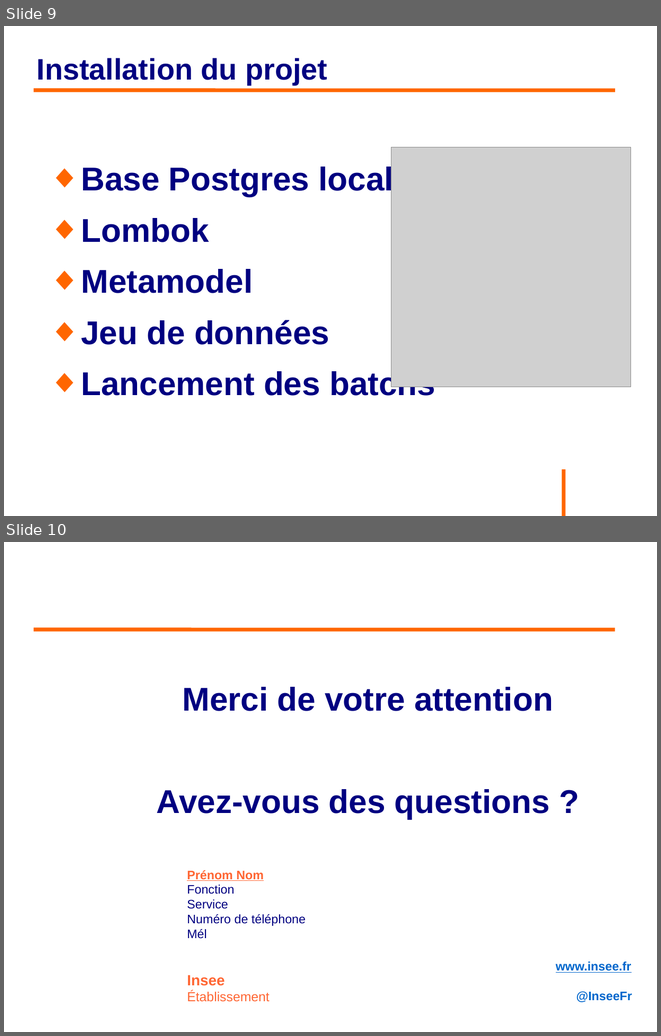
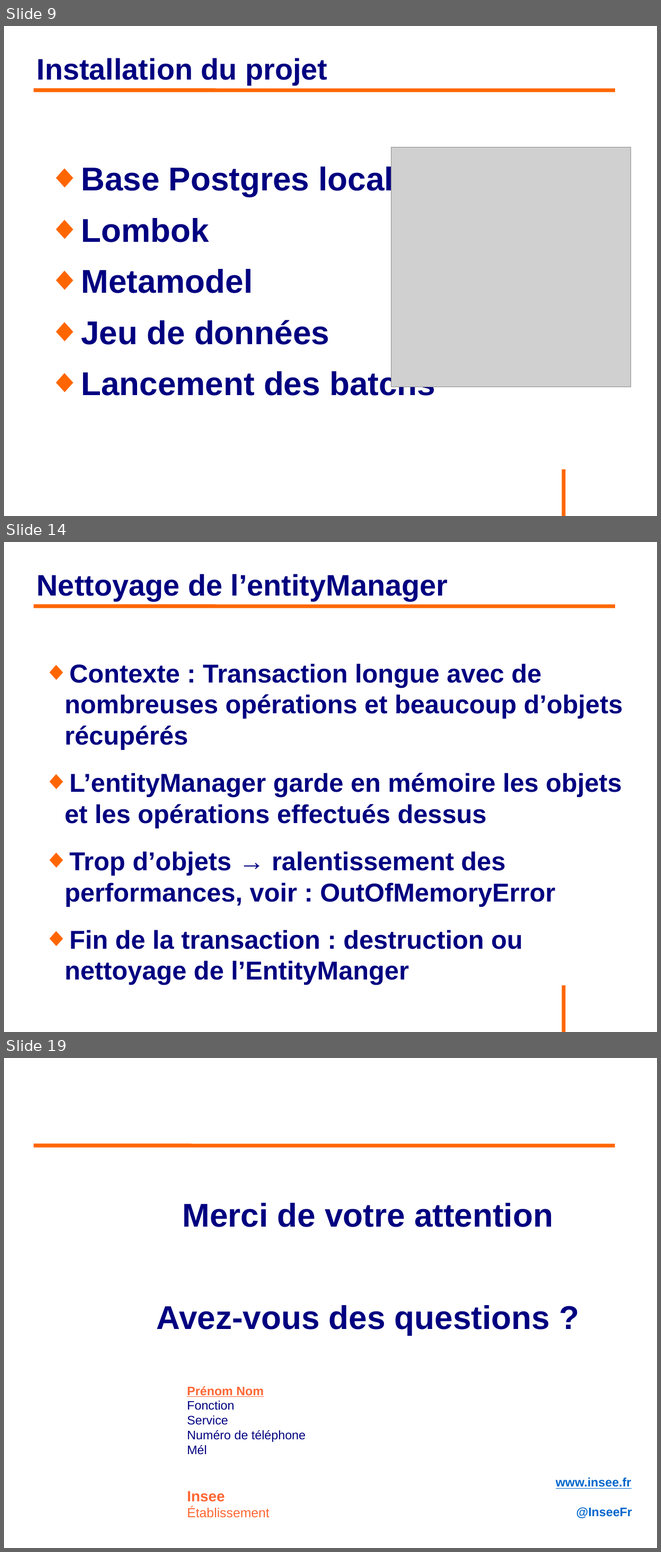
Before and after one commit to philphils/formation-hibernate-avancee, a slide deck: Documentation/diapo_formation_hibernate_avancee.odp. Shown one above the other, each under a label of ours: slides 9 and 10 before the commit, slides 9, 14 and 19 after it; the slides between them are not shown. The pictures are 661x1036 and 661x1552 pixels, drawn with LibreOffice and Linux fonts; fonts in the diff are those of the drawing; grey boxes stand for pictures; background and template pictures are left out. Boxes give left, top, right and bottom in pixels: in the first picture for what was removed or moved away, otherwise in the second. Text is boxed around its words. In the diff, an @@ line names an element or a change of style, - is before the commit and + after.

Commit message:
Partie configuration et performances

```diff
--- a/Documentation/diapo_formation_hibernate_avancee.odp
+++ b/Documentation/diapo_formation_hibernate_avancee.odp
@@ slide 14 added at [4, 542, 657, 1032], background #FFFFFF; not listed: 1 template element that a slide beside it also shows @@
@@ title added at [37, 574, 448, 601], 36 pt, text #000080, bold @@
+Nettoyage de l’entityManager
@@ line added from (34, 606) to (616, 606), #FF6600 4.54 pt @@
@@ text added at [64, 663, 623, 949], 31.4 pt, text #000080, bold @@
+◆ Contexte : Transaction longue avec de nombreuses opérations et beaucoup d’objets récupérés
+◆ L’entityManager garde en mémoire les objets et les opérations effectués dessus
+◆ Trop d’objets → ralentissement des performances, voir : OutOfMemoryError
+◆ Fin de la transaction : destruction ou nettoyage de l’EntityManger
@@ what was slide 10 is now slide 19 @@
```
Also in this commit, not shown: 8 other slides added.
